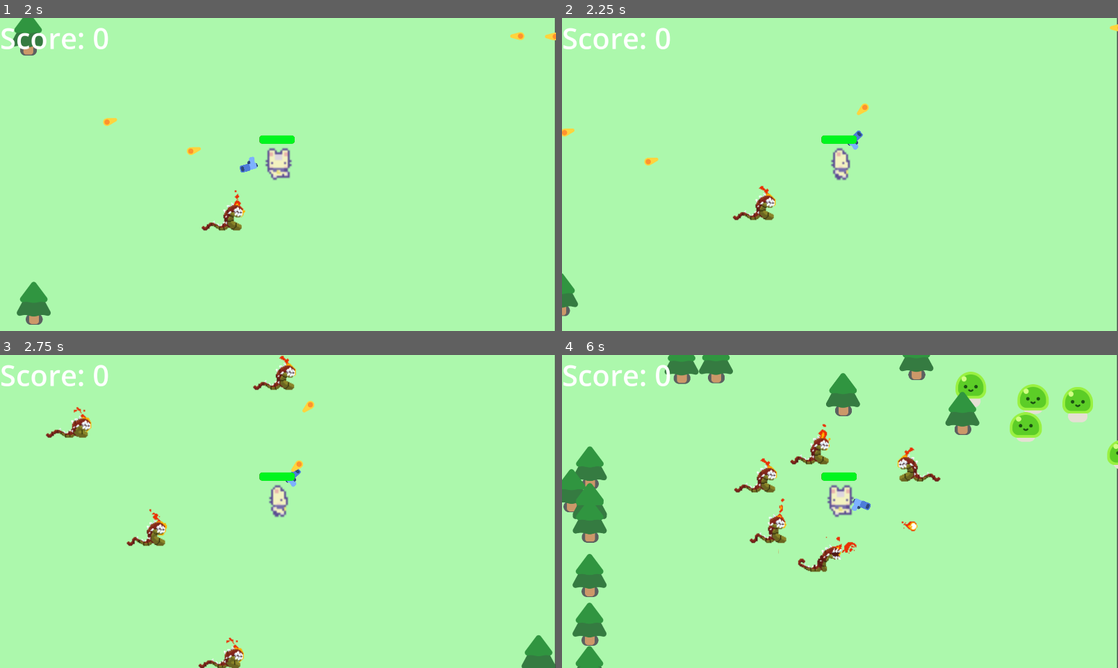
Above: before the commit, frames 1-4 (two rows, left to right).
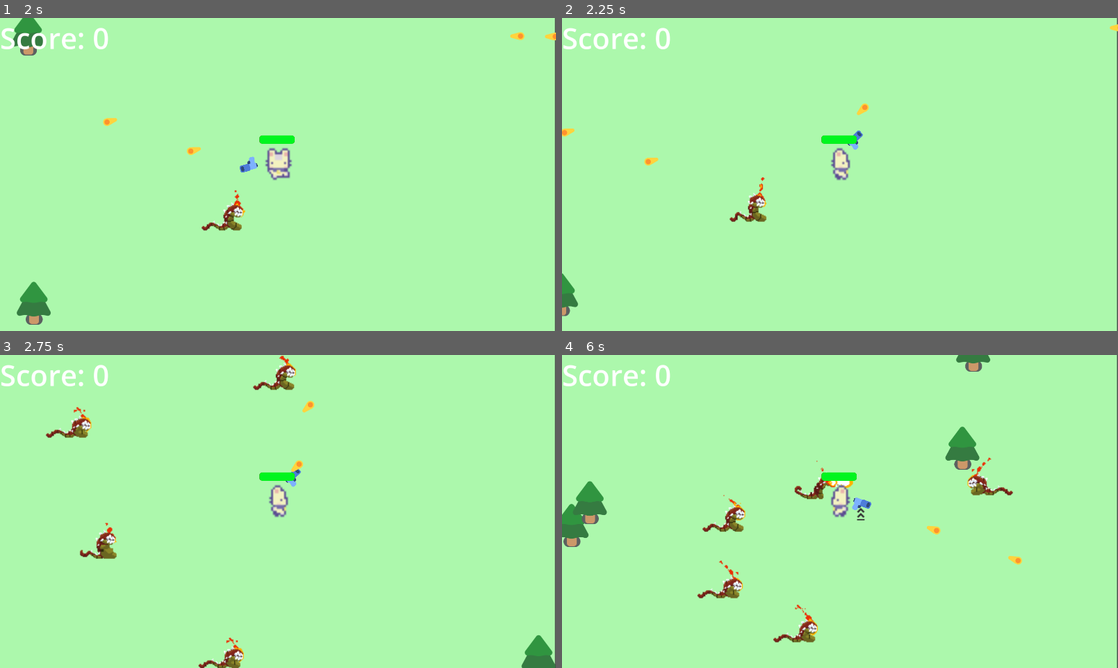
Above: after the commit, the same moments.

Repository: squarecylinder/Godot---Survivor-Game
Game: Godot game, scene res://survivors_game.tscn
Two runs of this game, one before a commit and one after it. Both use one fixed random seed, a clock stepped at 60 frames per second and the inputs below.
Inputs (mouse positions are in pixels of both pictures, inside the frame that each line leads up to):
- Up to frame 1 (2 s): move the mouse to (400, 158) at 0.52 s; hold D (move_right) 0.53-1.28 s; move the mouse to (166, 190) at 1.27 s; hold S (move_down) from 1.28 s (still down)
- Up to frame 2 (2.25 s): move the mouse to (895, 105) at 2.02 s; release S (move_down) at 2.03 s; hold D (move_right) from 2.03 s (still down)
- Up to frame 3 (2.75 s): keep holding D (move_right)
- Up to frame 4 (6 s): move the mouse to (812, 574) at 2.77 s; release D (move_right) at 2.78 s; hold W (move_up) 2.78-3.53 s; move the mouse to (1006, 558) at 3.52 s; hold A (move_left) 3.53-4.25 s; tap Escape (pause, bound only after the commit) at 4.15 s; click (562, 355) at 4.27 s; move the mouse to (673, 464) at 5.02 s; hold A (move_left) 5.03-5.78 s; move the mouse to (867, 511) at 5.77 s; hold S (move_down) from 5.78 s (still down)

Frame 1 is identical in both runs. In frame 2, 0.5% of the frame differs, in the area x 30-39%, y 50-66%; in frame 3, 0.7%; in frame 4, 11%, in the area x 0-100%, y 0-100%.

Commit message:
added some pause func and also fixed worm shooting

Diff:
--- /dev/null
+++ b/PauseMenu.gd
@@ -0,0 +1,5 @@
+extends CanvasLayer
+
+func _process(delta):
+	if get_tree().paused:
+		show()
--- a/mobs/fire_worm/fire_worm.gd
+++ b/mobs/fire_worm/fire_worm.gd
@@ -3,37 +3,42 @@
 signal give_score
 
 var health = 5
-var speed
+var can_move = true
+var speed = 300
+var lock_animation = false
 
 @onready var _animated_sprite = $AnimatedSprite2D
 @onready var player = get_node("/root/Game/Player")
 
 func _physics_process(_delta):
-	speed = 300
-	var direction = global_position.direction_to(player.global_position)
-	velocity = direction * speed
-	if _animated_sprite.flip_h: #If we flipped it when it attacked, flip back or it will walk backwards LOL
-		_animated_sprite.flip_h = false
-	if global_position.distance_to(player.global_position) > 300: #idk, good distance to attack us from
-		if health > 0: #If we are alive, keep on walking
-			if direction[0] > 0:
-				_animated_sprite.play("walk_right")
-			if direction[0] < 0:
-				_animated_sprite.play("walk_left")
-			move_and_slide()
-	else:
-		speed = 0
-		if direction[0] > 0: #If player is on the right normal attack anim
-			_animated_sprite.play("attack")
-		if direction[0] < 0: #If player is on the left, just flip the anim. Could flip spritesheet and redo but lazy
-			_animated_sprite.flip_h = true
-			_animated_sprite.play("attack")
+	if health <= 0:
+		_animated_sprite.play("death")
+	if !lock_animation:
+		speed = 300 if can_move else 0
+		var direction = global_position.direction_to(player.global_position)
+		velocity = direction * speed
+		if global_position.distance_to(player.global_position) > 300: #idk, good distance to attack us from
+			if health > 0: #If we are alive, keep on walking
+				if can_move: #Make shift way of making it so we don't cancel the attack if the player moves out of range
+					if _animated_sprite.flip_h: #If we flipped it when it attacked, flip back or it will walk backwards LOL
+						_animated_sprite.flip_h = false
+					if direction[0] > 0:
+						_animated_sprite.play("walk_right")
+					if direction[0] < 0:
+						_animated_sprite.play("walk_left")
+					move_and_slide()
+		else:
+			if direction[0] > 0: #If player is on the right normal attack anim
+				_animated_sprite.play("attack")
+			if direction[0] < 0: #If player is on the left, just flip the anim. Could flip spritesheet and redo but lazy
+				_animated_sprite.flip_h = true
+				_animated_sprite.play("attack")
 
 func take_damage():
+	health -= 1
 	if health > 0:
 		_animated_sprite.play("hit")
-		speed -= speed * .05 #should cause like a one frame stun idk
-		health -= 1
+		speed -= speed * .5 #should cause like a one frame stun idk
 
 	if health <= 0:
 		_animated_sprite.play("death")
@@ -41,7 +46,7 @@
 func _on_animated_sprite_2d_animation_finished():
 	if _animated_sprite.animation == "attack":
 		shoot()
-		pass
+		can_move = true #Only move AFTER the worm has finished his attack animation
 	if health <= 0:
 		_animated_sprite.play("death")
 	if _animated_sprite.animation == "death":
@@ -57,3 +62,9 @@
 	new_fire_ball.global_position = %ShootingPoint.global_position
 	new_fire_ball.global_rotation_degrees = 0 if not _animated_sprite.flip_h else 180
 	add_child(new_fire_ball)
+
+func _on_animated_sprite_2d_animation_changed():
+	if _animated_sprite.animation == "death":
+		lock_animation = true
+	if _animated_sprite.animation == "attack":
+		can_move = false #As soon as we start the attack, worm should not be able to move anymore until its completed.
--- a/mobs/fire_worm/fire_worm.tscn
+++ b/mobs/fire_worm/fire_worm.tscn
@@ -59,22 +59,6 @@
 atlas = ExtResource("2_elhrf")
 region = Rect2(990, 0, 90, 90)
 
-[sub_resource type="AtlasTexture" id="AtlasTexture_ixbuj"]
-atlas = ExtResource("2_elhrf")
-region = Rect2(1080, 0, 90, 90)
-
-[sub_resource type="AtlasTexture" id="AtlasTexture_l5kwg"]
-atlas = ExtResource("2_elhrf")
-region = Rect2(1170, 0, 90, 90)
-
-[sub_resource type="AtlasTexture" id="AtlasTexture_5wj27"]
-atlas = ExtResource("2_elhrf")
-region = Rect2(1260, 0, 90, 90)
-
-[sub_resource type="AtlasTexture" id="AtlasTexture_xpr7u"]
-atlas = ExtResource("2_elhrf")
-region = Rect2(1350, 0, 90, 90)
-
 [sub_resource type="AtlasTexture" id="AtlasTexture_d03fs"]
 atlas = ExtResource("3_umaln")
 region = Rect2(0, 0, 90, 90)
@@ -265,18 +249,6 @@
 }, {
 "duration": 1.0,
 "texture": SubResource("AtlasTexture_qsm3k")
-}, {
-"duration": 1.0,
-"texture": SubResource("AtlasTexture_ixbuj")
-}, {
-"duration": 1.0,
-"texture": SubResource("AtlasTexture_l5kwg")
-}, {
-"duration": 1.0,
-"texture": SubResource("AtlasTexture_5wj27")
-}, {
-"duration": 1.0,
-"texture": SubResource("AtlasTexture_xpr7u")
 }],
 "loop": false,
 "name": &"attack",
@@ -442,7 +414,7 @@
 scale = Vector2(0.333333, 0.333333)
 
 [node name="ShootTimer" type="Timer" parent="."]
-one_shot = true
-autostart = true
-
+
+[connection signal="animation_changed" from="AnimatedSprite2D" to="." method="_on_animated_sprite_2d_animation_changed"]
 [connection signal="animation_finished" from="AnimatedSprite2D" to="." method="_on_animated_sprite_2d_animation_finished"]
+[connection signal="frame_changed" from="AnimatedSprite2D" to="." method="_on_animated_sprite_2d_frame_changed"]
--- a/mobs/fire_worm/projectile/projectile.gd
+++ b/mobs/fire_worm/projectile/projectile.gd
@@ -3,11 +3,13 @@
 var travelled_distance = 0
 
 @onready var _anim_f_b = $AnimatedFireBall
+@onready var player = get_node("/root/Game/Player")
 
 func _physics_process(delta):
+	look_at(player.global_position)
 	_anim_f_b.play("shoot")
 	const SPEED = 1000
-	const RANGE = 1200
+	const RANGE = 500
 	var direction = Vector2.RIGHT.rotated(rotation)
 
 	position += direction * SPEED * delta
--- a/mobs/fire_worm/projectile/projectile.tscn
+++ b/mobs/fire_worm/projectile/projectile.tscn
@@ -1,9 +1,8 @@
-[gd_scene load_steps=20 format=3 uid="uid://frnbagig2gig"]
+[gd_scene load_steps=19 format=3 uid="uid://frnbagig2gig"]
 
 [ext_resource type="Texture2D" uid="uid://dudfecparl2fd" path="res://mobs/fire_worm/projectile/Explosion.png" id="1_7xhqg"]
 [ext_resource type="Script" path="res://mobs/fire_worm/projectile/projectile.gd" id="1_fj5vh"]
 [ext_resource type="Texture2D" uid="uid://djy4lvk7g36ho" path="res://mobs/fire_worm/projectile/Move.png" id="2_lisit"]
-[ext_resource type="Texture2D" uid="uid://dftkbqwsfd68r" path="res://mobs/fire_worm/projectile/projectile.png" id="4_4d0yb"]
 
 [sub_resource type="CircleShape2D" id="CircleShape2D_an7c3"]
 radius = 24.0208
@@ -127,10 +126,5 @@
 frame = 5
 frame_progress = 1.0
 
-[node name="Projectile" type="Sprite2D" parent="."]
-visible = false
-position = Vector2(-7, -3)
-texture = ExtResource("4_4d0yb")
-
 [connection signal="body_entered" from="." to="." method="_on_body_entered"]
 [connection signal="animation_finished" from="AnimatedFireBall" to="." method="_on_animated_sprite_2d_animation_finished"]
--- a/player/player.gd
+++ b/player/player.gd
@@ -48,5 +48,6 @@
 func _on_picked_up_power_up(power):
 	if power == "health_pack":
 		health += 25
+		%ProgressBar.value = health
 	if power == "speed_boost":
 		speed += speed * .05
--- a/project.godot
+++ b/project.godot
@@ -116,6 +116,11 @@
 "events": [Object(InputEventKey,"resource_local_to_scene":false,"resource_name":"","device":-1,"window_id":0,"alt_pressed":false,"shift_pressed":false,"ctrl_pressed":false,"meta_pressed":false,"pressed":false,"keycode":0,"physical_keycode":83,"key_label":0,"unicode":115,"echo":false,"script":null)
 ]
 }
+pause={
+"deadzone": 0.5,
+"events": [Object(InputEventKey,"resource_local_to_scene":false,"resource_name":"","device":-1,"window_id":0,"alt_pressed":false,"shift_pressed":false,"ctrl_pressed":false,"meta_pressed":false,"pressed":false,"keycode":0,"physical_keycode":4194305,"key_label":0,"unicode":0,"echo":false,"script":null)
+]
+}
 
 [layer_names]
 
--- a/survivors_game.gd
+++ b/survivors_game.gd
@@ -2,25 +2,36 @@
 
 var score = 0
 
+var mob_limit = 50
+
 func _ready():
 	%ScoreLabel.text = "Score: 0"
 
+func _input(event):
+	if event.is_action_pressed("pause"):
+		get_tree().paused = !get_tree().paused
+
 func spawn_mob():
-	var new_slime = preload("res://mobs/slime/mob.tscn").instantiate()
-	var new_fire_worm = preload("res://mobs/fire_worm/fire_worm.tscn").instantiate()
-	%PathFollow2D.progress_ratio = randf()
-	new_slime.give_score.connect(_on_mob_give_score)
-	new_slime.global_position = %PathFollow2D.global_position
-	new_fire_worm.give_score.connect(_on_mob_give_score)
-	new_fire_worm.global_position = %PathFollow2D.global_position
-	var enemies_array = [new_slime, new_fire_worm]
-	add_child(enemies_array.pick_random())
+	if $Enemies.get_child_count() < mob_limit: #Only allow a set amount of mobs
+		var new_slime = preload("res://mobs/slime/mob.tscn").instantiate()
+		var new_fire_worm = preload("res://mobs/fire_worm/fire_worm.tscn").instantiate()
+		%PathFollow2D.progress_ratio = randf()
+		new_slime.give_score.connect(_on_mob_give_score)
+		new_slime.global_position = %PathFollow2D.global_position
+		new_fire_worm.give_score.connect(_on_mob_give_score)
+		new_fire_worm.global_position = %PathFollow2D.global_position
+		var enemies_array = [new_slime, new_fire_worm]
+		var enemy_to_spawn = enemies_array.pick_random()
+		enemy_to_spawn.add_to_group("Enemies")
+		$Enemies.add_child(enemy_to_spawn)
+		#var test_array = [new_fire_worm]
+		#add_child(test_array.pick_random())
 
 func spawn_tree():
 	var new_tree = preload("res://trees/pine_tree.tscn").instantiate()
 	%PathFollow2D.progress_ratio = randf()
 	new_tree.global_position = %PathFollow2D.global_position
-	add_child(new_tree)
+	$Trees.add_child(new_tree)
 
 func _on_timer_timeout():
 	spawn_mob()
@@ -42,7 +53,9 @@
 	health_pack.global_position = %PowerUpSpawn.global_position
 	speed_boost.global_position = %PowerUpSpawn.global_position
 	var power_up_array = [faster_shots, health_pack, speed_boost]
-	add_child(power_up_array.pick_random())
+	var power_up_to_spawn = power_up_array.pick_random()
+	power_up_to_spawn.add_to_group("PowerUps")
+	$PowerUps.add_child(power_up_to_spawn)
 
 func _on_power_up_timer_timeout():
 	spawn_power_up()
--- a/survivors_game.tscn
+++ b/survivors_game.tscn
@@ -1,7 +1,8 @@
-[gd_scene load_steps=6 format=3 uid="uid://cp83y3odcsjrm"]
+[gd_scene load_steps=7 format=3 uid="uid://cp83y3odcsjrm"]
 
 [ext_resource type="PackedScene" uid="uid://dyy6jnjoup2kd" path="res://player/player.tscn" id="1_2rxpj"]
 [ext_resource type="Script" path="res://survivors_game.gd" id="1_40hyr"]
+[ext_resource type="Script" path="res://PauseMenu.gd" id="2_a3fgp"]
 [ext_resource type="Script" path="res://RestartButton.gd" id="3_ctn4i"]
 
 [sub_resource type="Curve2D" id="Curve2D_iuv82"]
@@ -17,18 +18,85 @@
 point_count = 6
 
 [node name="Game" type="Node2D"]
+process_mode = 3
 y_sort_enabled = true
 script = ExtResource("1_40hyr")
 
-[node name="CanvasLayer" type="CanvasLayer" parent="."]
+[node name="Background" type="CanvasLayer" parent="."]
 layer = -1
 
-[node name="ColorRect" type="ColorRect" parent="CanvasLayer"]
+[node name="ColorRect" type="ColorRect" parent="Background"]
 offset_right = 1916.0
 offset_bottom = 1081.0
 color = Color(0.67451, 0.972549, 0.67451, 1)
 
+[node name="UI" type="Node2D" parent="."]
+
+[node name="PauseMenu" type="CanvasLayer" parent="UI"]
+process_mode = 2
+visible = false
+script = ExtResource("2_a3fgp")
+
+[node name="MenuButton" type="MenuButton" parent="UI/PauseMenu"]
+offset_right = 8.0
+offset_bottom = 8.0
+
+[node name="GameOver" type="CanvasLayer" parent="UI"]
+unique_name_in_owner = true
+visible = false
+
+[node name="ColorRect" type="ColorRect" parent="UI/GameOver"]
+anchors_preset = 15
+anchor_right = 1.0
+anchor_bottom = 1.0
+grow_horizontal = 2
+grow_vertical = 2
+color = Color(0, 0, 0, 0.431373)
+
+[node name="Label" type="Label" parent="UI/GameOver/ColorRect"]
+layout_mode = 1
+anchors_preset = 8
+anchor_left = 0.5
+anchor_top = 0.5
+anchor_right = 0.5
+anchor_bottom = 0.5
+offset_left = -43.0
+offset_top = -15.0
+offset_right = 59.0
+offset_bottom = 12.0
+grow_horizontal = 2
+grow_vertical = 2
+theme_override_font_sizes/font_size = 246
+text = "Game Over"
+
+[node name="RestartButton" type="Button" parent="UI/GameOver"]
+process_mode = 2
+offset_left = 848.0
+offset_top = 668.0
+offset_right = 1206.0
+offset_bottom = 813.0
+theme_override_font_sizes/font_size = 100
+action_mode = 0
+text = "Restart?"
+script = ExtResource("3_ctn4i")
+
+[node name="UI" type="CanvasLayer" parent="UI"]
+
+[node name="ColorRect" type="ColorRect" parent="UI/UI"]
+offset_right = 40.0
+offset_bottom = 40.0
+color = Color(0, 0, 0, 0)
+
+[node name="ScoreLabel" type="Label" parent="UI/UI/ColorRect"]
+unique_name_in_owner = true
+layout_mode = 0
+offset_right = 40.0
+offset_bottom = 23.0
+theme_override_font_sizes/font_size = 100
+text = "Score: "
+
 [node name="Player" parent="." instance=ExtResource("1_2rxpj")]
+process_mode = 1
 position = Vector2(778, 258)
 
 [node name="Path2D" type="Path2D" parent="Player"]
@@ -48,69 +116,28 @@
 position = Vector2(-725, -223)
 rotation = 0.0107828
 
-[node name="Timer" type="Timer" parent="."]
+[node name="Trees" type="Node2D" parent="."]
+process_mode = 1
+
+[node name="Enemies" type="Node2D" parent="."]
+process_mode = 1
+
+[node name="PowerUps" type="Node2D" parent="."]
+process_mode = 1
+
+[node name="Timers" type="Node2D" parent="."]
+
+[node name="Timer" type="Timer" parent="Timers"]
+process_mode = 1
 wait_time = 0.6
 autostart = true
 
-[node name="GameOver" type="CanvasLayer" parent="."]
-unique_name_in_owner = true
-visible = false
-
-[node name="ColorRect" type="ColorRect" parent="GameOver"]
-anchors_preset = 15
-anchor_right = 1.0
-anchor_bottom = 1.0
-grow_horizontal = 2
-grow_vertical = 2
-color = Color(0, 0, 0, 0.431373)
-
-[node name="Label" type="Label" parent="GameOver/ColorRect"]
-layout_mode = 1
-anchors_preset = 8
-anchor_left = 0.5
-anchor_top = 0.5
-anchor_right = 0.5
-anchor_bottom = 0.5
-offset_left = -43.0
-offset_top = -15.0
-offset_right = 59.0
-offset_bottom = 12.0
-grow_horizontal = 2
-grow_vertical = 2
-theme_override_font_sizes/font_size = 246
-text = "Game Over"
-
-[node name="RestartButton" type="Button" parent="GameOver"]
-process_mode = 2
-offset_left = 848.0
-offset_top = 668.0
-offset_right = 1206.0
-offset_bottom = 813.0
-theme_override_font_sizes/font_size = 100
-action_mode = 0
-text = "Restart?"
-script = ExtResource("3_ctn4i")
-
-[node name="PowerUpTimer" type="Timer" parent="."]
-wait_time = 10.0
+[node name="PowerUpTimer" type="Timer" parent="Timers"]
+process_mode = 1
+wait_time = 3.0
 autostart = true
 
-[node name="UI" type="CanvasLayer" parent="."]
-
-[node name="ColorRect" type="ColorRect" parent="UI"]
-offset_right = 40.0
-offset_bottom = 40.0
-color = Color(0, 0, 0, 0)
-
-[node name="ScoreLabel" type="Label" parent="UI/ColorRect"]
-unique_name_in_owner = true
-layout_mode = 0
-offset_right = 40.0
-offset_bottom = 23.0
-theme_override_font_sizes/font_size = 100
-text = "Score: "
-
+[connection signal="pressed" from="UI/GameOver/RestartButton" to="UI/GameOver/RestartButton" method="_on_pressed"]
 [connection signal="health_depleted" from="Player" to="." method="_on_player_health_depleted"]
-[connection signal="timeout" from="Timer" to="." method="_on_timer_timeout"]
-[connection signal="pressed" from="GameOver/RestartButton" to="GameOver/RestartButton" method="_on_pressed"]
-[connection signal="timeout" from="PowerUpTimer" to="." method="_on_power_up_timer_timeout"]
+[connection signal="timeout" from="Timers/Timer" to="." method="_on_timer_timeout"]
+[connection signal="timeout" from="Timers/PowerUpTimer" to="." method="_on_power_up_timer_timeout"]
Not shown: 1 places in mobs/fire_worm/fire_worm.tscn that only renumber resources
